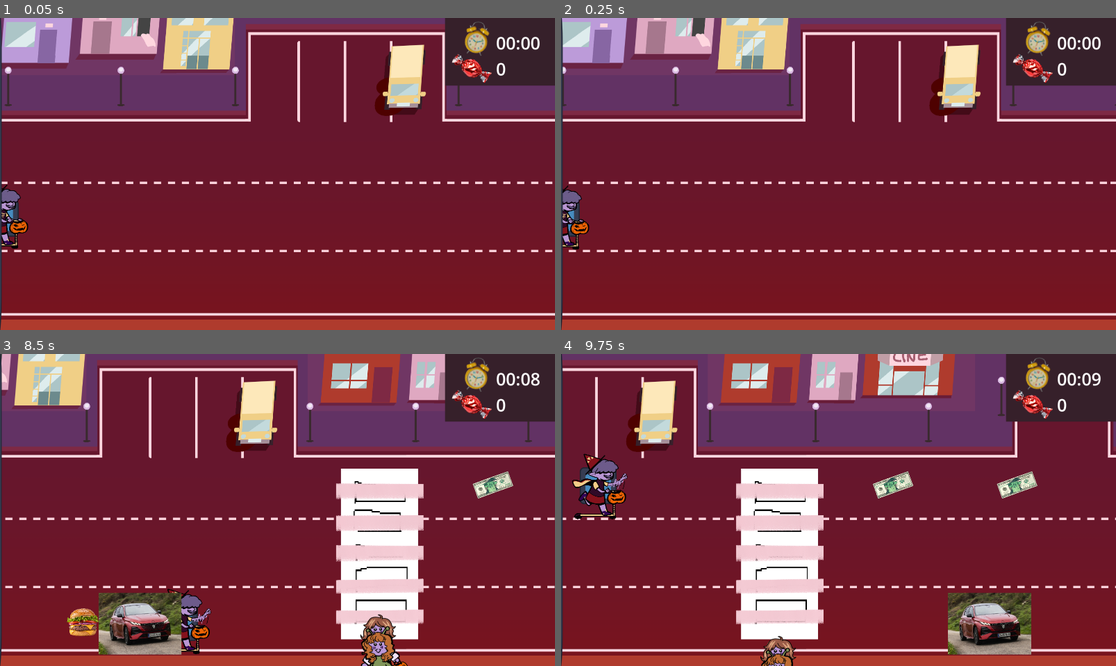
Above: before the commit, frames 1-4 (two rows, left to right).
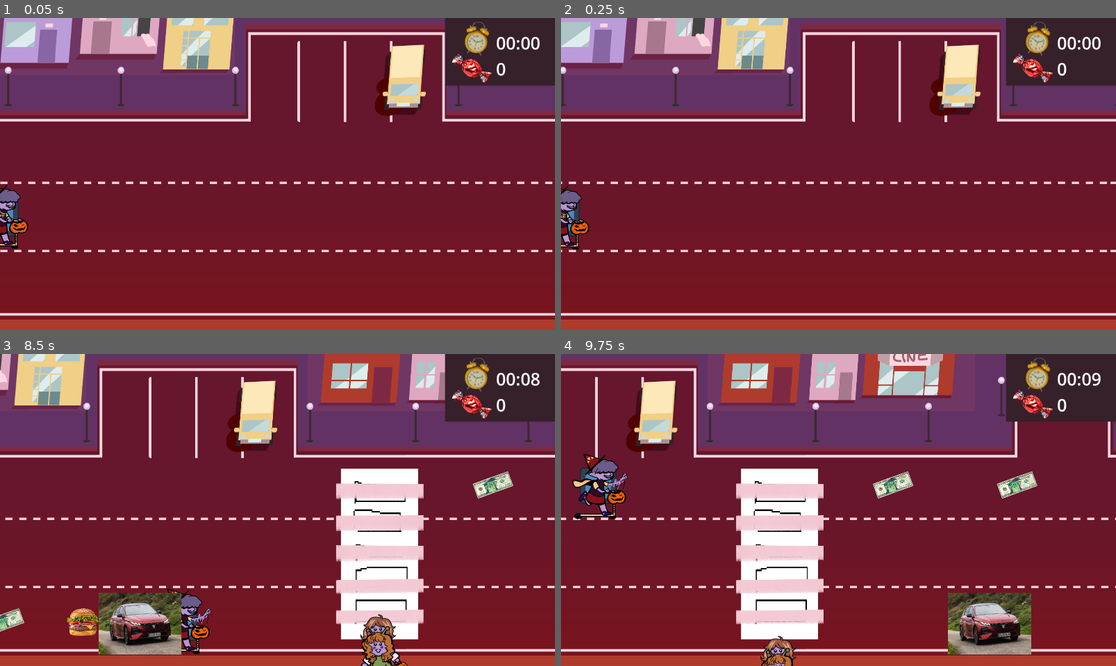
Above: after the commit, the same moments.

Repository: Mantequill/RadiDelta
Game: Godot game, scene res://02_scenes/03_levels/main.tscn
Two runs of this game, one before a commit and one after it. Both use one fixed random seed, a clock stepped at 60 frames per second and the inputs below. The engine's default icon, where the game draws it, is replaced by a stand-in: a white triangle on a blue panel in a dark square. Sound files missing from this copy of the repository are replaced by a short silence.
Inputs:
- Up to frame 1 (0.05 s): no input
- Up to frame 2 (0.25 s): no input
- Up to frame 3 (8.5 s): hold Right 0.53-1.28 s; hold E 0.53-1.28 s; hold Down 1.28-2.03 s; tap Q every 1.5 s from 1.35 to 7.35 s; hold Right 2.03-2.78 s; hold E 2.03-2.78 s; hold Up 2.78-3.53 s; hold E 3.53-4.28 s; hold Left 3.53-5.03 s; hold Down 5.03-5.78 s; hold E 5.03-5.78 s; hold Right 5.78-6.53 s; hold Up 6.53-7.28 s; hold E 6.53-7.28 s; hold Right 7.28-8.03 s; hold Down from 8.03 s (still down); hold E from 8.03 s (still down)
- Up to frame 4 (9.75 s): release Down at 8.78 s; release E at 8.78 s; hold Left 8.78-9.53 s; tap Q at 8.85 s; hold Up from 9.53 s (still down); hold E from 9.53 s (still down)

The runs differ from the first frame. In frame 1, 0.3% of the frame differs, in the area x 0-1%, y 0-100%; in frame 2, 0.3%; in frame 3, 0.6%, in the area x 0-5%, y 0-100%; in frame 4, 0.4%.

Commit message:
pantalla de muerte

Diff:
--- a/radi-delta/02_scenes/01_characters/player.gd
+++ b/radi-delta/02_scenes/01_characters/player.gd
@@ -1,4 +1,5 @@
 extends Node2D
+
 
 const SPAWN_HEIGHT = 456 #copiado de spawner
 const SPAWN_ADD = 237
@@ -77,6 +78,8 @@
 	$PlayerArea/gnolderSprite.play("default")
 
 func _on_player_area_entered(area):
+	if area.is_in_group("killzone"):
+		get_tree().change_scene_to_file("res://02_scenes/05_others/04_screens/dead.tscn")
 	if area.is_in_group("vehicle"): #COCHES
 		is_hit = true
 		print("COCHE COCHE COCHE")
--- a/radi-delta/02_scenes/02_objects/spawner.tscn
+++ b/radi-delta/02_scenes/02_objects/spawner.tscn
@@ -14,6 +14,21 @@
 [sub_resource type="GradientTexture1D" id="GradientTexture1D_p75bl"]
 gradient = SubResource("Gradient_yeex3")
 
+[sub_resource type="Animation" id="Animation_jkoii"]
+length = 0.001
+tracks/0/type = "value"
+tracks/0/imported = false
+tracks/0/enabled = true
+tracks/0/path = NodePath(".:visible")
+tracks/0/interp = 1
+tracks/0/loop_wrap = true
+tracks/0/keys = {
+"times": PackedFloat32Array(0),
+"transitions": PackedFloat32Array(1),
+"update": 1,
+"values": [false]
+}
+
 [sub_resource type="Animation" id="Animation_mv1n6"]
 resource_name = "WarningBus"
 tracks/0/type = "value"
@@ -27,21 +42,6 @@
 "transitions": PackedFloat32Array(1, 1, 1, 1, 1),
 "update": 1,
 "values": [false, true, false, true, false]
-}
-
-[sub_resource type="Animation" id="Animation_jkoii"]
-length = 0.001
-tracks/0/type = "value"
-tracks/0/imported = false
-tracks/0/enabled = true
-tracks/0/path = NodePath(".:visible")
-tracks/0/interp = 1
-tracks/0/loop_wrap = true
-tracks/0/keys = {
-"times": PackedFloat32Array(0),
-"transitions": PackedFloat32Array(1),
-"update": 1,
-"values": [false]
 }
 
 [sub_resource type="AnimationLibrary" id="AnimationLibrary_qjiyl"]
@@ -97,7 +97,7 @@
 [node name="misPasosDeCebra" type="Node2D" parent="."]
 
 [node name="killzone" type="Area2D" parent="." groups=["killzone"]]
-position = Vector2(15.175, 0)
+position = Vector2(-131.32, 0)
 
 [node name="Icon" type="Sprite2D" parent="killzone"]
 position = Vector2(-51, 530)
--- a/radi-delta/02_scenes/05_others/04_screens/dead.tscn
+++ b/radi-delta/02_scenes/05_others/04_screens/dead.tscn
@@ -25,8 +25,8 @@
 tracks/0/interp = 1
 tracks/0/loop_wrap = true
 tracks/0/keys = {
-"times": PackedFloat32Array(0, 4.0333333, 5.9666667),
-"transitions": PackedFloat32Array(1, 1, 1),
+"times": PackedFloat32Array(-0.0666666, 0.96666664, 6.4666667),
+"transitions": PackedFloat32Array(1, 4.287078, 1.9318717),
 "update": 0,
 "values": [Color(1, 1, 1, 0), Color(1, 1, 1, 0), Color(1, 1, 1, 1)]
 }
